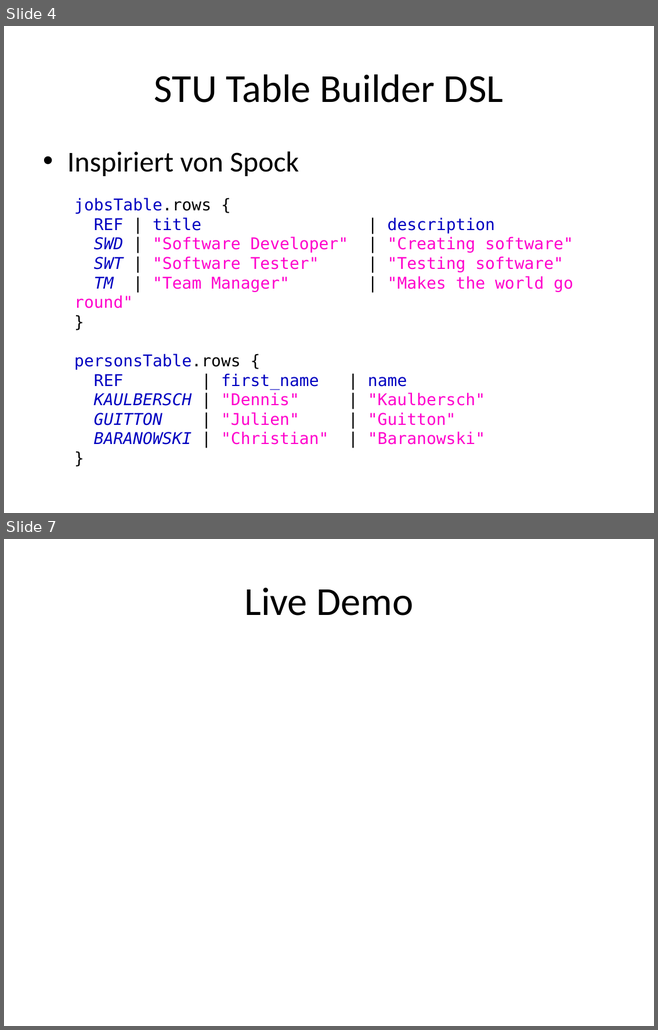
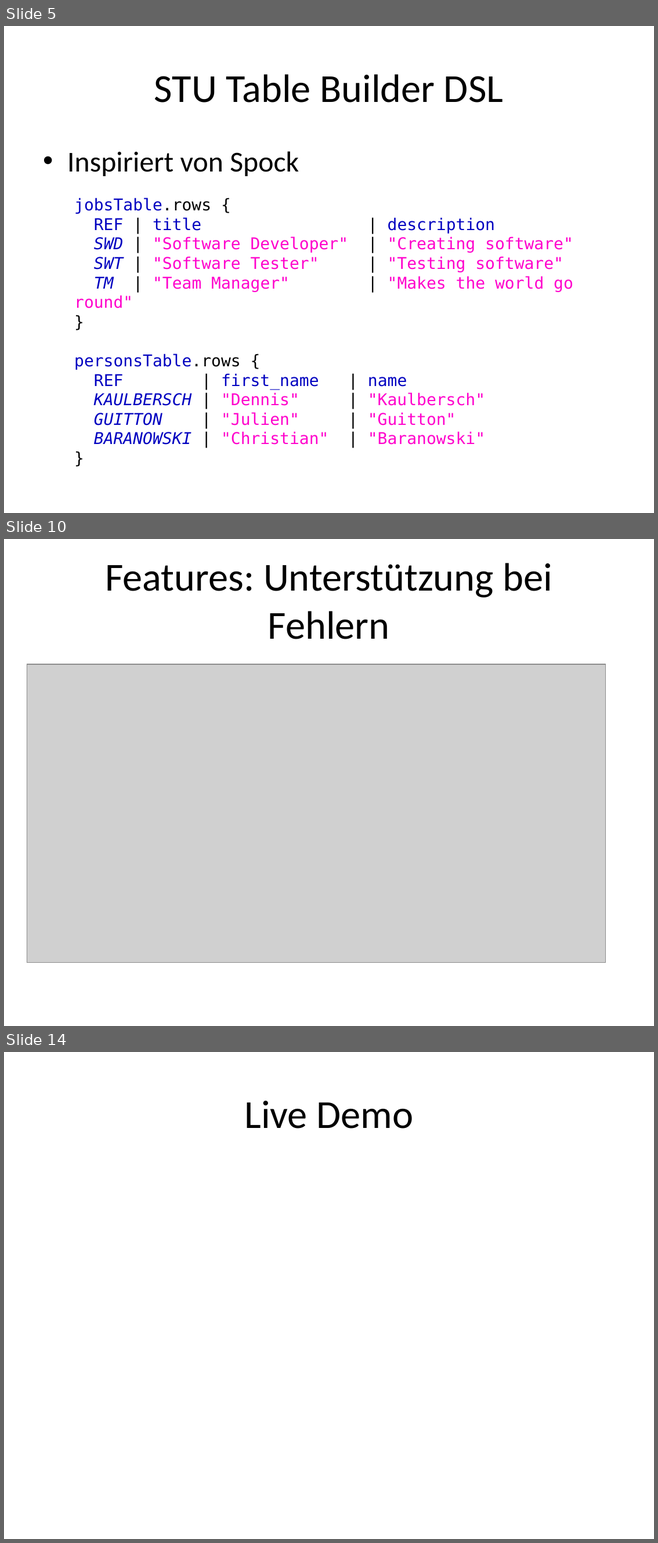
Before and after one commit to seerhein-lab/testdata-dsl, a slide deck: documentation/seitenbau/praesentation.pptx. Shown one above the other, each under a label of ours: slides 4 and 7 before the commit, slides 5, 10 and 14 after it; the slides between them are not shown. The pictures are 658x1030 and 658x1543 pixels, drawn with LibreOffice and Linux fonts; fonts in the diff are those of the drawing; grey boxes stand for pictures. Boxes give left, top, right and bottom in pixels: in the first picture for what was removed or moved away, otherwise in the second. Text is boxed around its words. In the diff, an @@ line names an element or a change of style, - is before the commit and + after.

```diff
--- a/documentation/seitenbau/praesentation.pptx
+++ b/documentation/seitenbau/praesentation.pptx
@@ slide 10 added at (4, 539, 654, 1026), background #FFFFFF @@
@@ title added at (105, 563, 552, 639), 44 pt, text #000000 @@
+Features: Unterstützung bei Fehlern
@@ picture added at (27, 664, 605, 962) @@
@@ what was slide 4 is now slide 5 @@
@@ what was slide 7 is now slide 14 @@
```
Also in this commit, not shown: 6 slides changed, 7 other slides added, 1 slide removed, 1 other file.
